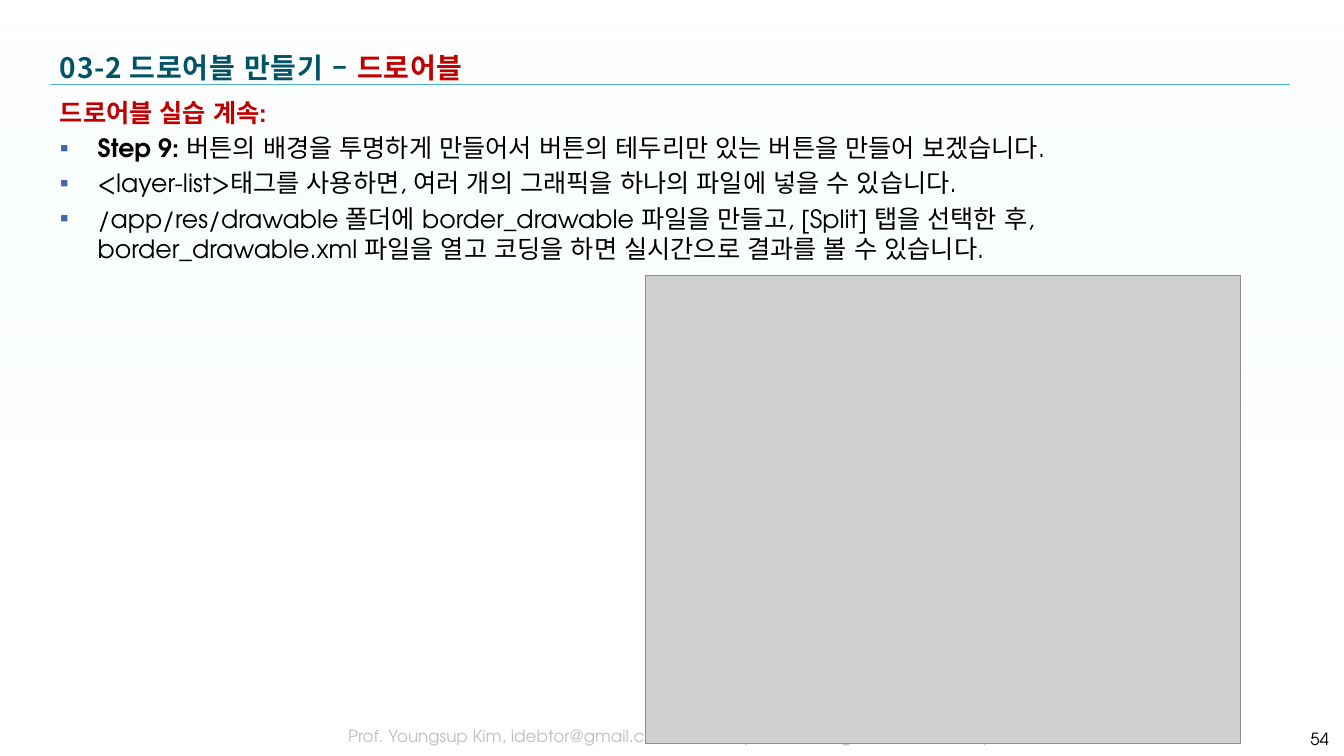
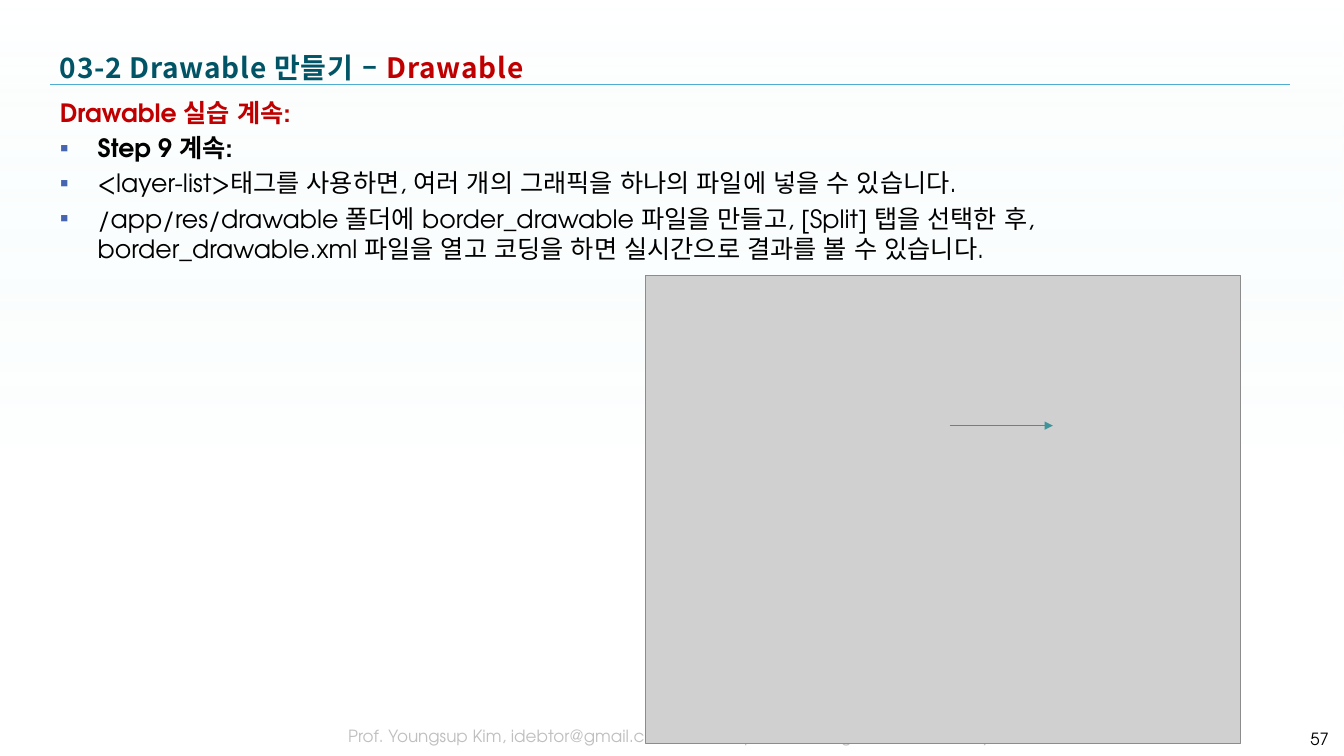
Before and after one commit to tae7841/HuStarAS, a slide deck: slide 57 of ppts/03Widget.pptx (slide 54 before the commit). Drawn at 1344x756 pixels with LibreOffice and Linux fonts; fonts in the diff are those of the drawing; grey boxes stand for pictures; background and template pictures are left out. Boxes give left, top, right and bottom in pixels: in the first picture for what was removed or moved away, otherwise in the second. Text is boxed around its words. In the diff, an @@ line names an element or a change of style, - is before the commit and + after.

```diff
--- a/ppts/03Widget.pptx
+++ b/ppts/03Widget.pptx
@@ title at (x1=60, y1=54, x2=524, y2=85): text changed @@
-03-2 드로어블 만들기 – 드로어블
+03-2 Drawable 만들기 – Drawable
@@ text at (x1=60, y1=101, x2=290, y2=162): text changed; text colour #000000 to #C00000; bold on @@
-드로어블 실습 계속:
-▪ Step 9: 버튼의 배경을 투명하게 만들어서 버튼의 테두리만 있는 버튼을 만들어 보겠습니다.
+Drawable 실습 계속:
+▪ Step 9 계속:
@@ arrow added from (950, 425) to (1054, 425), #3F949A 0.25 pt @@
@@ page number at (x1=1310, y1=732, x2=1329, y2=745): text changed @@
-54
+57
```
Also in this commit, not shown: 21 other slides changed, 3 slides added, 1 slide removed, 3 other files.
